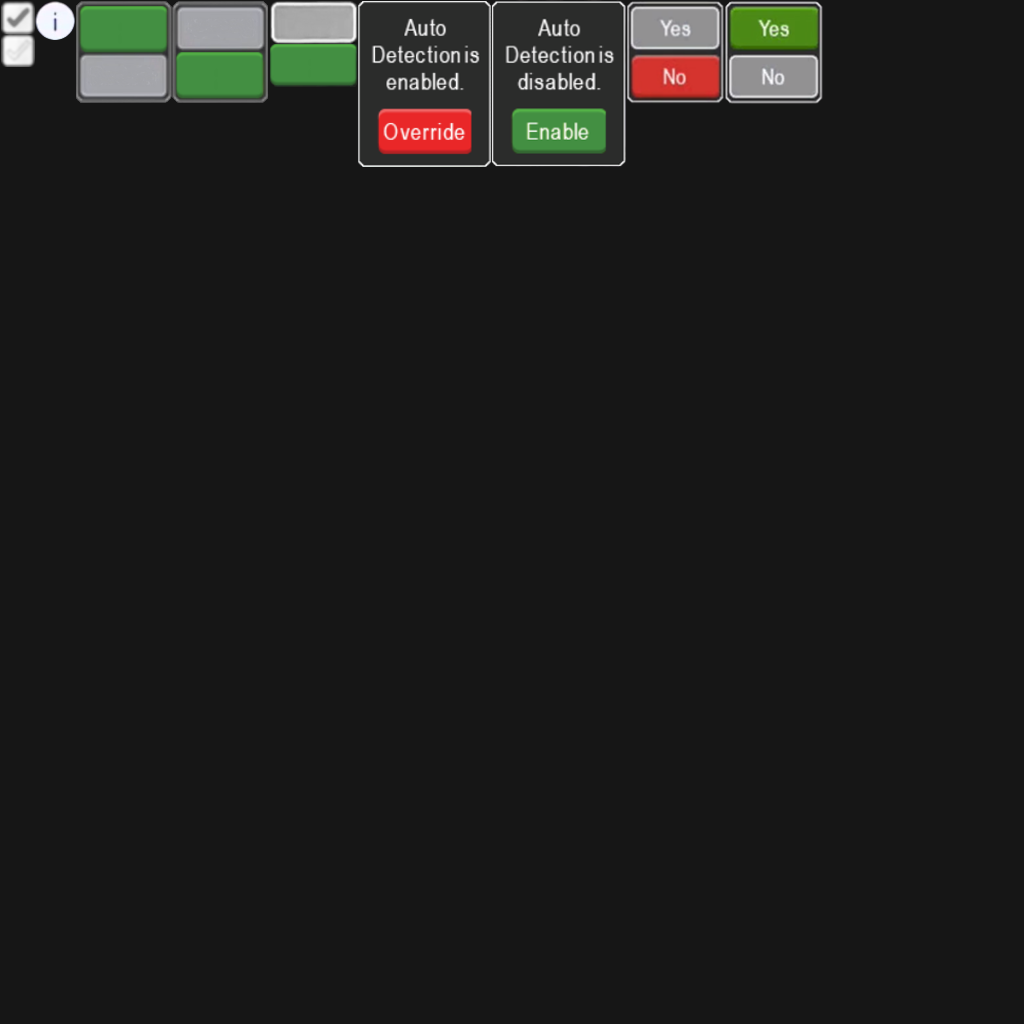
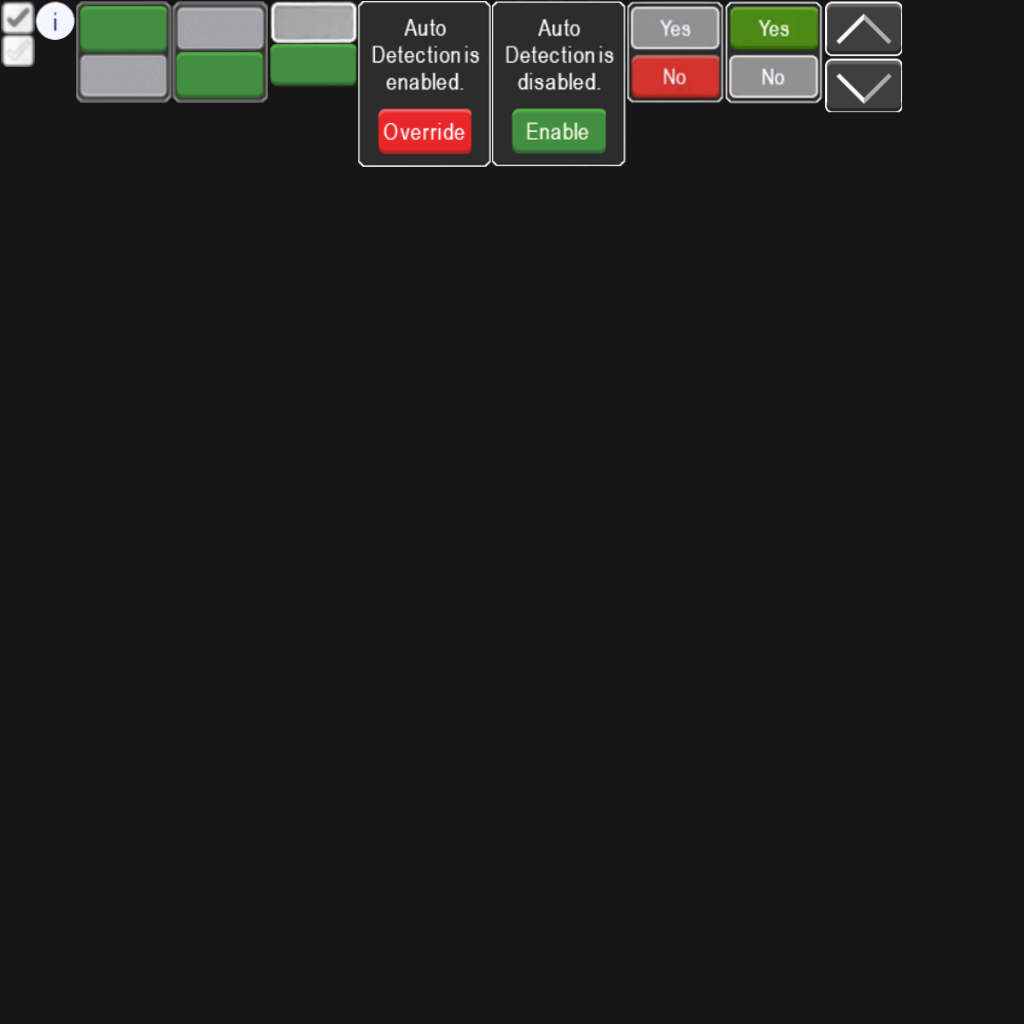
Before/after of a 1024 x 1024 layered artwork. What changed in the layer stack:
added layer "Pasted Layer #17" above "Pasted Layer #16" over bbox(825, 58, 903, 113)
added layer "Pasted Layer #16" above "Pasted Layer #15" over bbox(825, 1, 903, 57)
